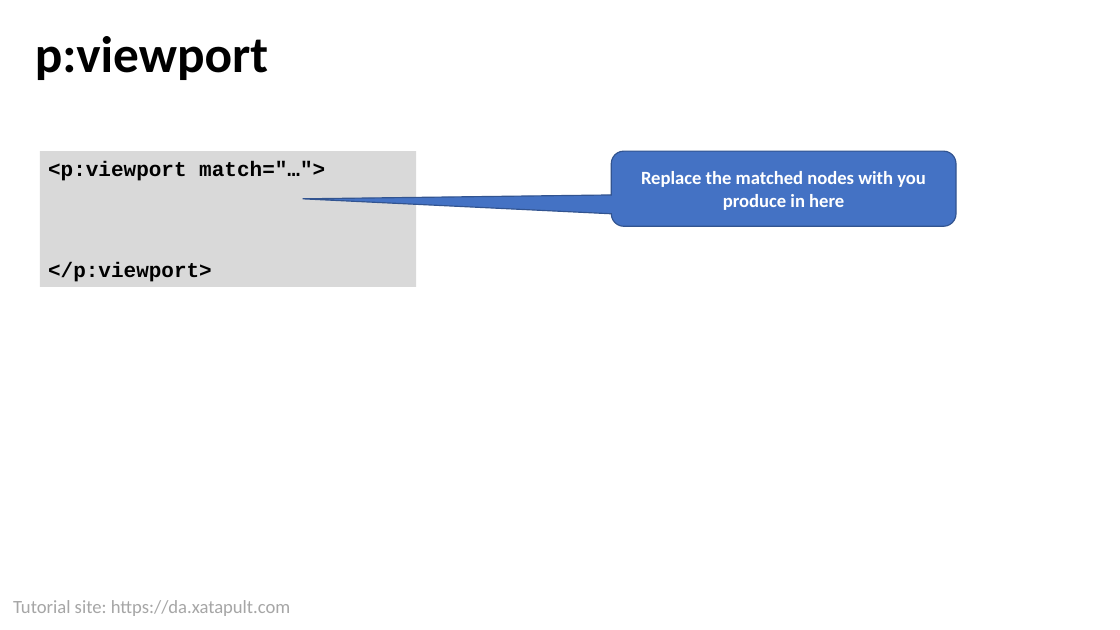
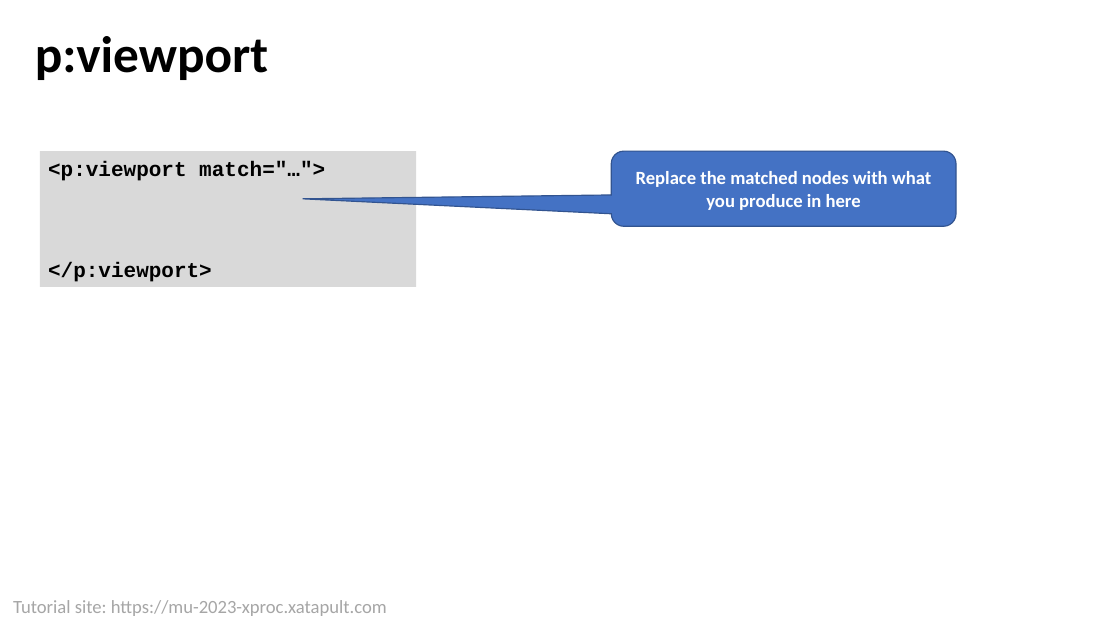
Before and after one commit to xatapult/mu-2023-xproc, a slide deck: slide 65 of presentation/Introduction to XProc 3.0.pptx. Drawn at 1120x630 pixels with LibreOffice and Linux fonts; fonts in the diff are those of the drawing; background and template pictures are left out. Boxes give left, top, right and bottom in pixels: in the first picture for what was removed or moved away, otherwise in the second. Text is boxed around its words. In the diff, an @@ line names an element or a change of style, - is before the commit and + after.

```diff
--- a/presentation/Introduction to XProc 3.0.pptx
+++ b/presentation/Introduction to XProc 3.0.pptx
@@ text in rounded speech box at (636, 171, 931, 210): text changed @@
-Replace the matched nodes with you produce in here
+Replace the matched nodes with what you produce in here
@@ text at (13, 600, 387, 616): text changed @@
-Tutorial site: https://da.xatapult.com
+Tutorial site: https://mu-2023-xproc.xatapult.com
```
Also in this commit, not shown: 69 other slides changed, 6 other files.
